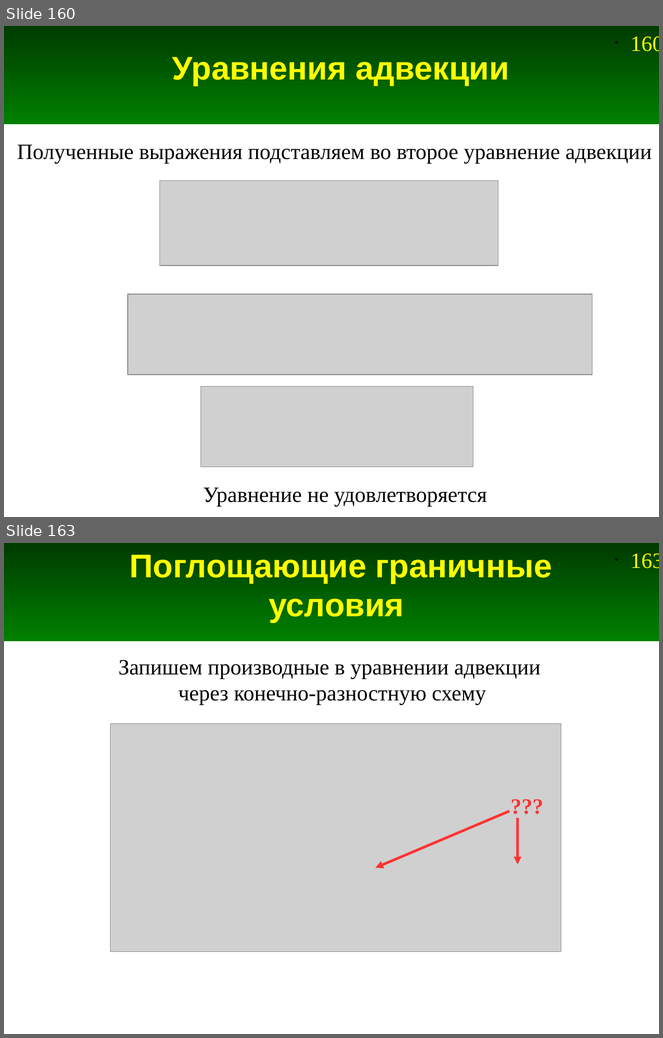
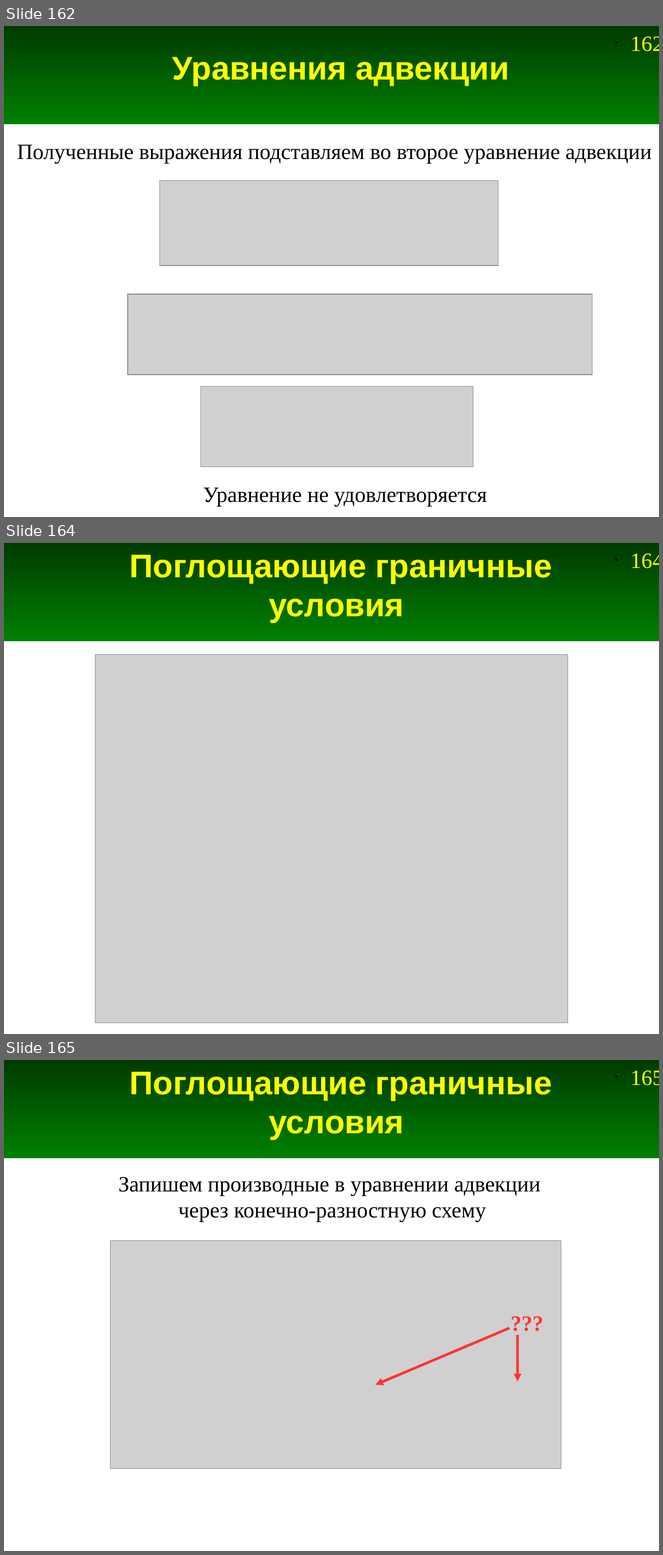
Before and after one commit to andris0147sv/modelling, a slide deck: presentations/2. FDTD.odp. Shown one above the other, each under a label of ours: slides 160 and 163 before the commit, slides 162, 164 and 165 after it; the slides between them are not shown. The pictures are 663x1038 and 663x1555 pixels, drawn with LibreOffice and Linux fonts; fonts in the diff are those of the drawing; grey boxes stand for pictures. Boxes give left, top, right and bottom in pixels: in the first picture for what was removed or moved away, otherwise in the second. Text is boxed around its words. In the diff, an @@ line names an element or a change of style, - is before the commit and + after.

```diff
--- a/presentations/2. FDTD.odp
+++ b/presentations/2. FDTD.odp
@@ slide 164 added at [4,543,659,1034], background #FFFFFF; not listed: 2 template elements that a slide beside it also shows @@
@@ title added at [130,554,553,623], 36 pt, text #FFFF00, bold @@
+Поглощающие граничные условия
@@ picture added at [95,654,568,1022] @@
@@ what was slide 160 is now slide 162 @@
@@ page number at [631,36,659,51]: text changed @@
-• 160
+• 162
@@ what was slide 163 is now slide 165 @@
@@ page number at [631,1070,659,1085]: text changed @@
-• 163
+• 165
```
Also in this commit, not shown: 6 slides changed, 2 other slides added, 8 slides removed, 6 other files.
